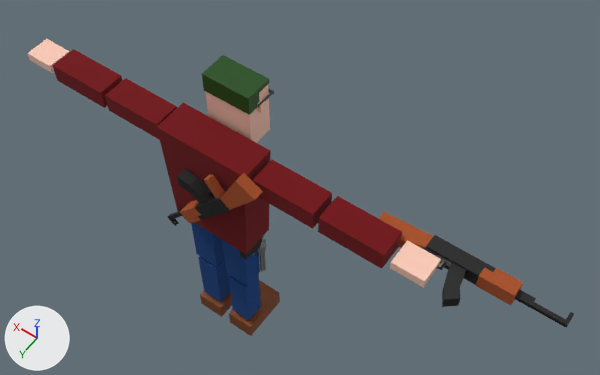
An edit to the Blender file Zombie-Block/Assets/Blender Imports/BlockDude2.blend, drawn before and after from the same camera.
Rendered twice from a 50 mm camera at (-10.91, 11.1, 27.04) aimed at (-1.61, -1.92, 6.59). The lights are fixed; the arrows at lower left show +X, +Y and +Z.

Names of what the first picture shows: 'AKBack', 'AKHand', 'Torso'.
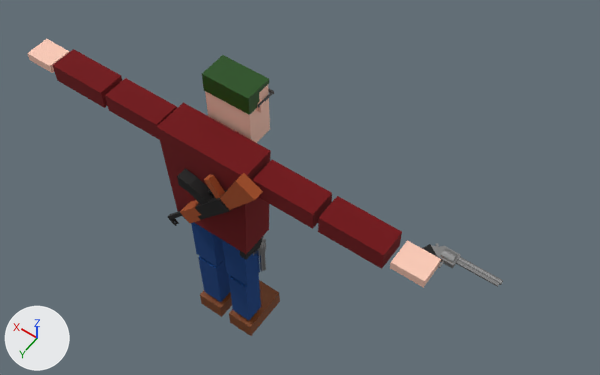
Where the change shows, as pixel boxes (x1, y1, x2, y2) in the pictures (600 x 375 px):
'AKHand', hidden: before (379, 211, 574, 328)

Diff of the bpy script that builds the scene:
```diff
--- a/Zombie-Block/Assets/Blender Imports/BlockDude2.blend.py
+++ b/Zombie-Block/Assets/Blender Imports/BlockDude2.blend.py
@@ ob_akhand @@
 ob_akhand.scale = (0.757, 0.174, 0.757)
+ob_akhand.hide_set(True)
```
